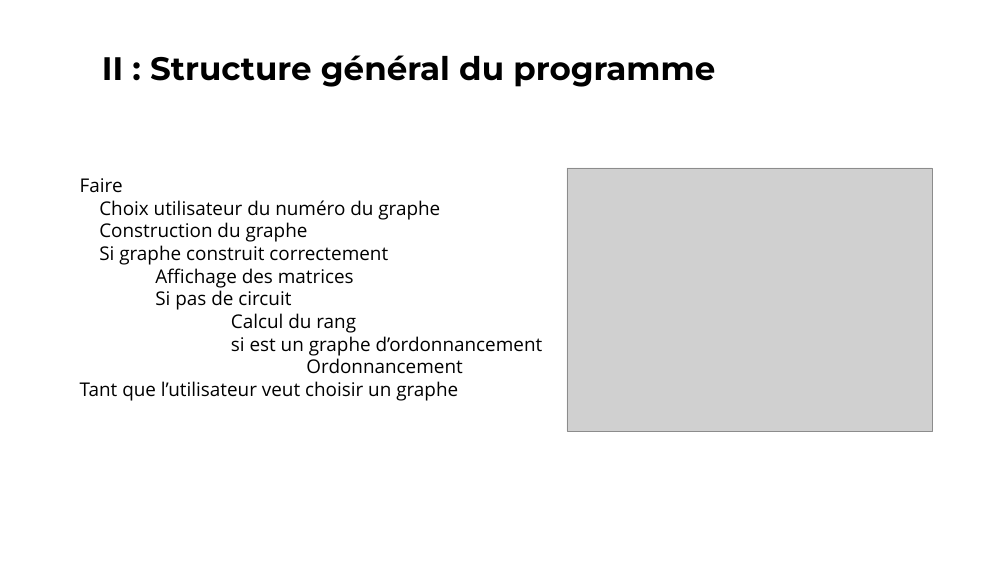
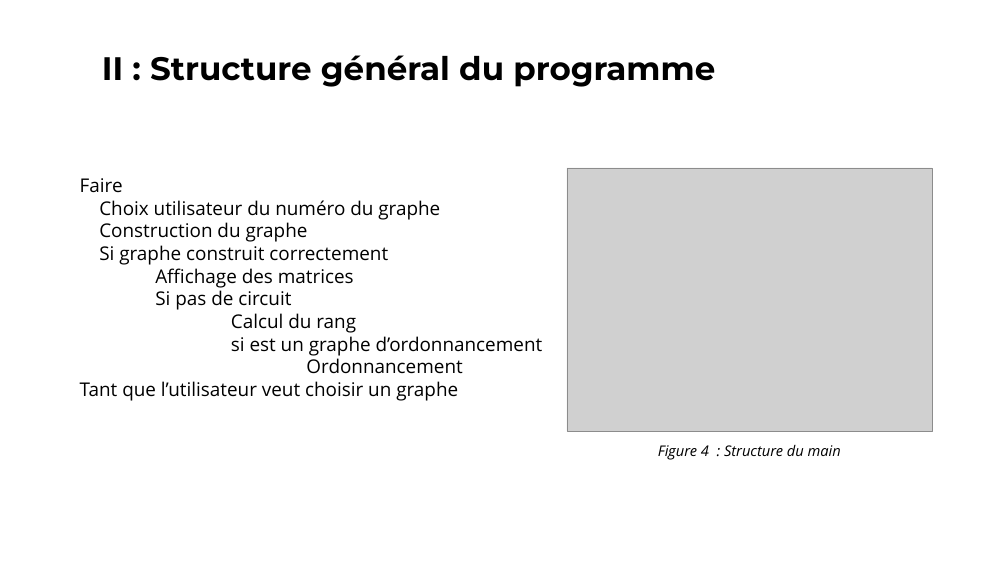
Before and after one commit to vincentdbs/ProjetTheorieDesGraphes, a slide deck: slide 4 of A4_Presentation.pptx. Drawn at 1008x567 pixels with LibreOffice and Linux fonts; fonts in the diff are those of the drawing; grey boxes stand for pictures. Boxes give left, top, right and bottom in pixels: in the first picture for what was removed or moved away, otherwise in the second. Text is boxed around its words. In the diff, an @@ line names an element or a change of style, - is before the commit and + after.

```diff
--- a/A4_Presentation.pptx
+++ b/A4_Presentation.pptx
@@ text added at (658,445,841,460), 28 pt, text #000000, italic @@
+Figure 4 : Structure du main
```
Also in this commit, not shown: 7 other slides changed, 2 slides removed, 2 other files.
